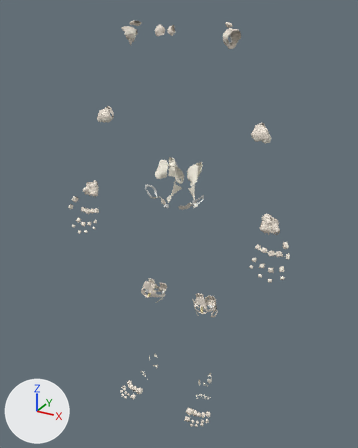
Renders of the glTF model models/zanatomy-joints.glb from each side of a commit.
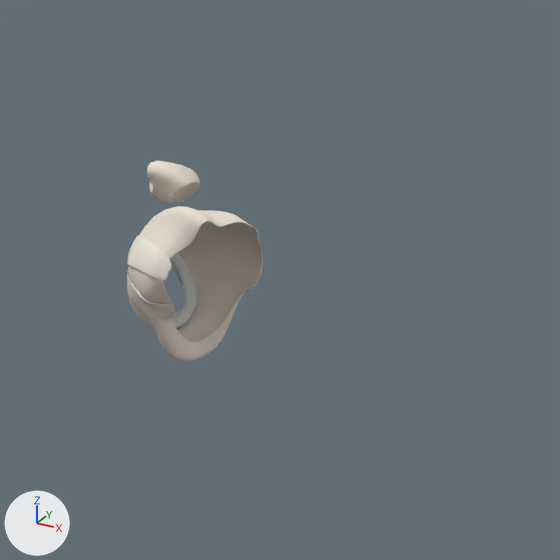
The first picture shows the older version from a camera (50 mm lens) standing at (0.767, -1.371, 1.476) and looking at (0.015, -0.003, 0.792). The close-ups show the older and then the newer version on the part from 57% to 79% of the width and 0% to 17% of the height of that picture. Only the edits that show in the close-ups are written down. Arrows for +X, +Y and +Z are at lower left; the lights stay in place. Where no turn or scale is listed for an object, it has been applied to the vertices.

Names of what the first close-up shows: 'zj_acromioclavicular_joint_capsule_l_1', 'zj_glenohumeral_joint_capsule_l_1', 'zj_glenoid_labrum_l_1', 'zj_inferior_glenohumeral_ligament_l_1', 'zj_middle_glenohumeral_ligament_l_1'.
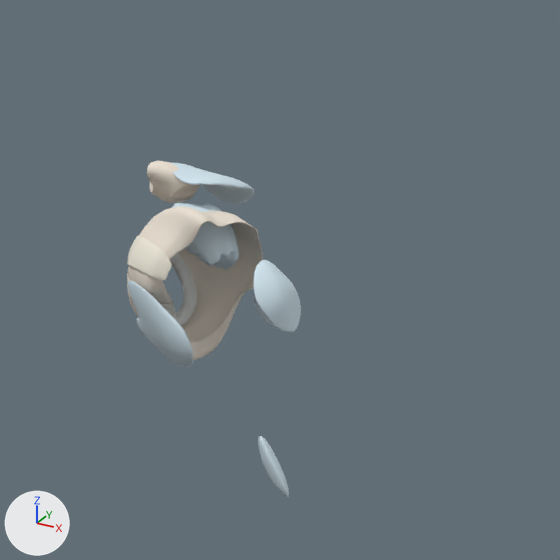
What differs and where, as boxes [x1, y1, x2, y2] in the close-ups (560 x 560 px):
'zj_coracobrachial_bursa_l_1', added (pale blue): after [128, 281, 193, 367]
'zj_subdeltoid_bursa_l_1', added (pale blue): after [253, 260, 301, 332]
'zj_subacromial_bursa_l_1', added (pale blue): after [172, 203, 239, 270]
'zj_subcutaneous_acromial_bursa_l_1', added (pale blue): after [172, 163, 254, 204]
'zj_subtendinous_bursa_of_teres_major_l_1', added (pale blue): after [258, 436, 289, 498]
'zj_subtendinous_bursa_of_infraspinatus_l_1', added (mostly hidden): after [254, 296, 277, 328]

The change in detail:
Material 'Bursa' (mat_bursa) is new.
Its base color is (0.66, 0.8, 0.88) (pale blue #d4e7f1).
Its roughness is 0.75.
Mesh me_zj_subtendinous_bursa_of_teres_major_l_1 is new.
It has 738 vertices, 1472 faces and spans x -0.007..0.007, y -0.0042..0.0042, z -0.0111..0.0111.
It uses material mat_bursa (pale blue #d4e7f1).
Mesh me_zj_subtendinous_bursa_of_infraspinatus_l_1 is new.
It has 738 vertices, 1472 faces and spans x -0.011..0.011, y -0.0066..0.0066, z -0.0083..0.0083.
It uses material mat_bursa (pale blue #d4e7f1).
Mesh me_zj_subdeltoid_bursa_l_1 is new.
It has 738 vertices, 1472 faces and spans x -0.0075..0.0075, y -0.0113..0.0113, z -0.0126..0.0126.
It uses material mat_bursa (pale blue #d4e7f1).
Mesh me_zj_subcutaneous_acromial_bursa_l_1 is new.
It has 738 vertices, 1472 faces and spans x -0.0161..0.0161, y -0.0238..0.0238, z -0.0077..0.0077.
It uses material mat_bursa (pale blue #d4e7f1).
Mesh me_zj_subacromial_bursa_l_1 is new.
It has 738 vertices, 1472 faces and spans x -0.0148..0.0148, y -0.0131..0.0131, z -0.0121..0.0121.
It uses material mat_bursa (pale blue #d4e7f1).
Mesh me_zj_coracobrachial_bursa_l_1 is new.
It has 738 vertices, 1472 faces and spans x -0.0152..0.0152, y -0.0069..0.0069, z -0.0152..0.0152.
It uses material mat_bursa (pale blue #d4e7f1).
Object 'zj_subtendinous_bursa_of_teres_major_l_1' (ob_zj_subtendinous_bursa_of_teres_major_l_1) is new; it shows me_zj_subtendinous_bursa_of_teres_major_l_1.
Its location is (0.2159, 0.005, 1.3272).
Object 'zj_subtendinous_bursa_of_infraspinatus_l_1' (ob_zj_subtendinous_bursa_of_infraspinatus_l_1) is new; it shows me_zj_subtendinous_bursa_of_infraspinatus_l_1.
Its location is (0.2051, 0.025, 1.3842).
Object 'zj_subdeltoid_bursa_l_1' (ob_zj_subdeltoid_bursa_l_1) is new; it shows me_zj_subdeltoid_bursa_l_1.
Its location is (0.214, 0.0053, 1.389).
Object 'zj_subcutaneous_acromial_bursa_l_1' (ob_zj_subcutaneous_acromial_bursa_l_1) is new; it shows me_zj_subcutaneous_acromial_bursa_l_1.
Its location is (0.1717, 0.0335, 1.4268).
Object 'zj_subacromial_bursa_l_1' (ob_zj_subacromial_bursa_l_1) is new; it shows me_zj_subacromial_bursa_l_1.
Its location is (0.1771, 0.0198, 1.4085).
Object 'zj_coracobrachial_bursa_l_1' (ob_zj_coracobrachial_bursa_l_1) is new; it shows me_zj_coracobrachial_bursa_l_1.
Its location is (0.171, -0.0039, 1.3782).
